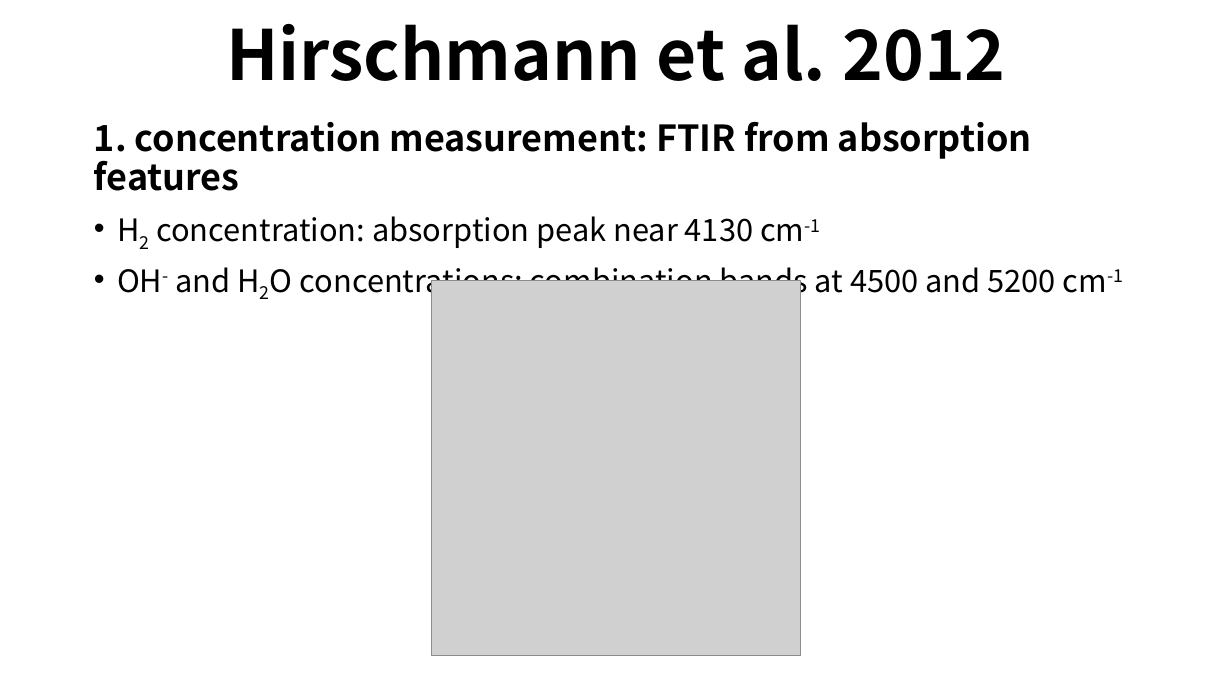
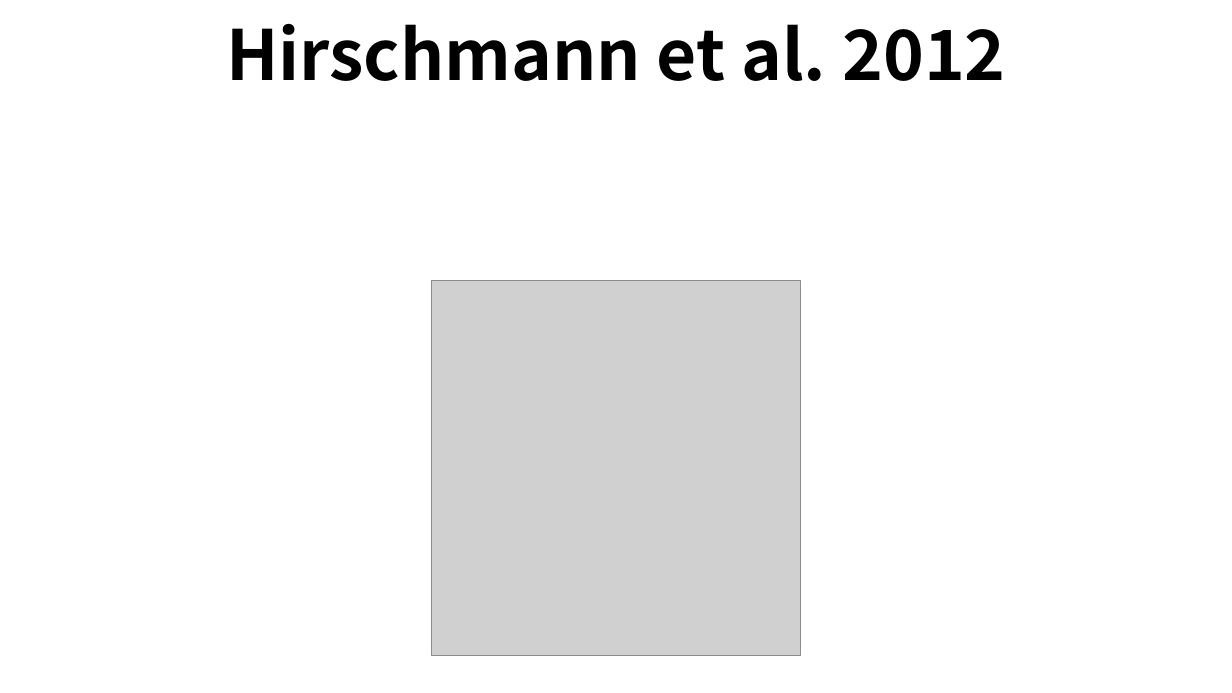
Before and after one commit to MZ-xyy/Outgassing-Project, a slide deck: slide 8 of Outgassing.pptx. Drawn at 1232x693 pixels with LibreOffice and Linux fonts; fonts in the diff are those of the drawing; grey boxes stand for pictures. Boxes give left, top, right and bottom in pixels: in the first picture for what was removed or moved away, otherwise in the second. Text is boxed around its words. In the diff, an @@ line names an element or a change of style, - is before the commit and + after.

```diff
--- a/Outgassing.pptx
+++ b/Outgassing.pptx
@@ text removed at [94, 122, 1123, 300] @@
-1. concentration measurement: FTIR from absorption features
-• H2 concentration: absorption peak near 4130 cm-1
-• OH- and H2O concentrations: combination bands at 4500 and 5200 cm-1
```
Also in this commit, not shown: 5 other slides changed, 4 slides added.
